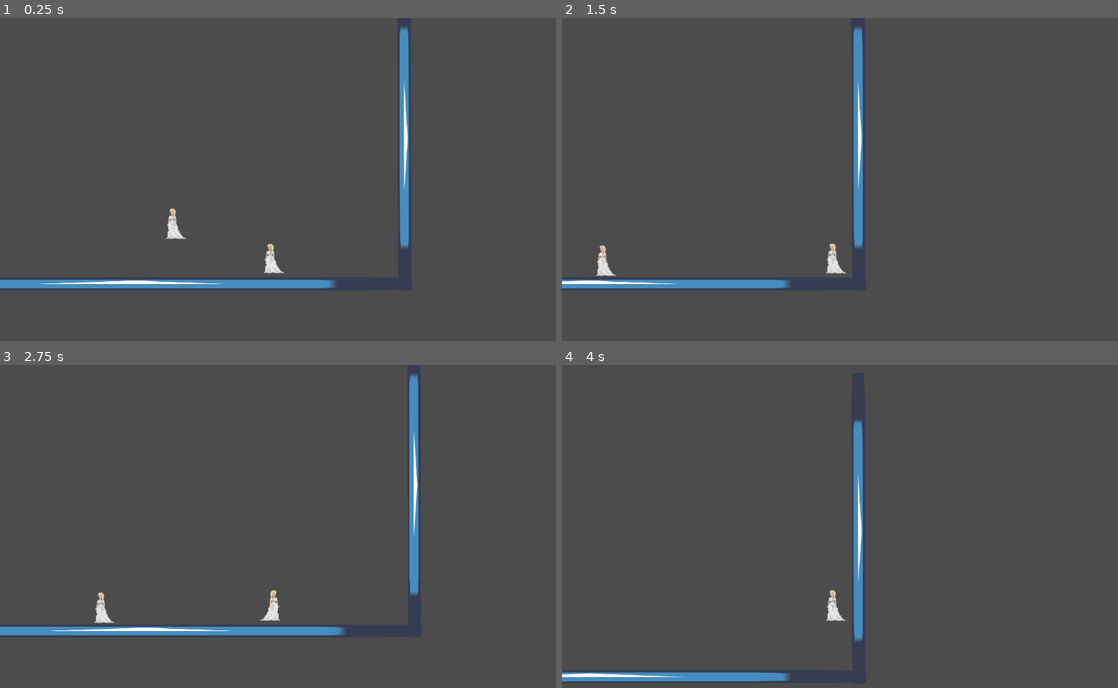
Above: before the commit, frames 1-4 (two rows, left to right).
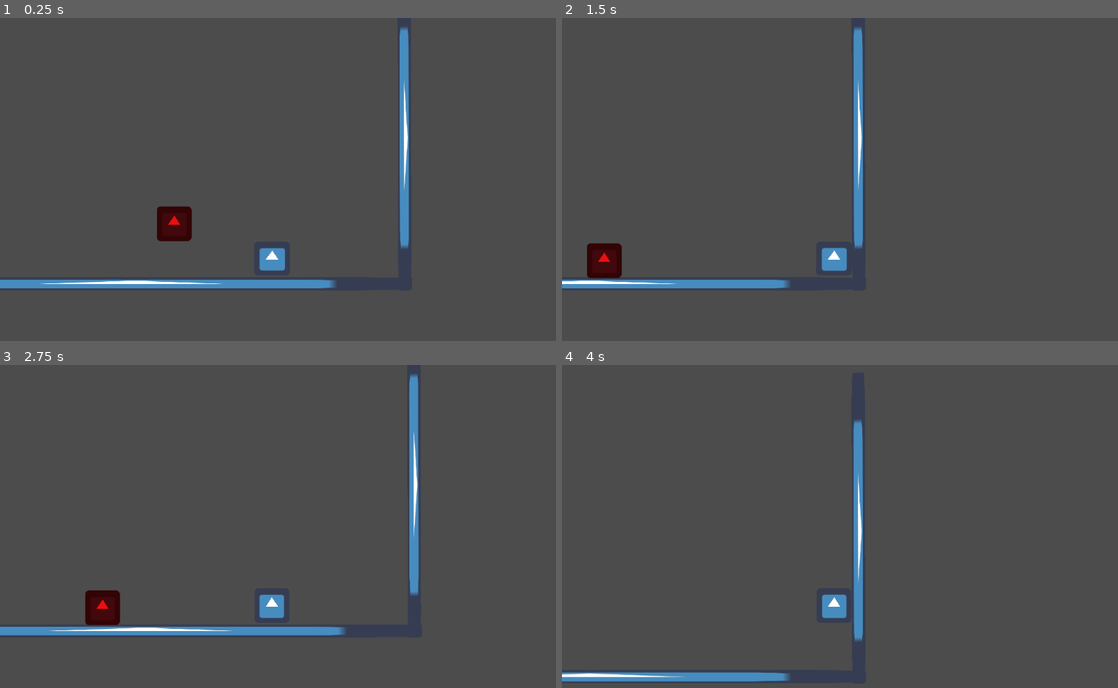
Above: after the commit, the same moments.

Repository: ReneyGG/gamedzem-2023
Game: Godot game, scene res://Scenes/Main.tscn
The game is run twice, just before and just after one commit, with the same random seed, the same clock (stepped at 60 frames per second) and the same inputs. The engine's default icon, where the game draws it, is replaced by a stand-in: a white triangle on a blue panel in a dark square.
Inputs:
- Up to frame 1 (0.25 s): no input
- Up to frame 2 (1.5 s): hold Shift (Sprint) 0.53-1.28 s; hold Right (ui_right) from 0.53 s (still down); tap Up (ui_up) at 0.77 s; tap Shift (Sprint) at 1.35 s
- Up to frame 3 (2.75 s): tap Up (ui_up) at 1.52 s; release Right (ui_right) at 2.03 s; hold Left (ui_left) from 2.03 s (still down); hold Shift (Sprint) from 2.03 s (still down)
- Up to frame 4 (4 s): release Left (ui_left) at 2.78 s; release Shift (Sprint) at 2.78 s; hold Right (ui_right) from 2.78 s (still down); tap Shift (Sprint) at 2.85 s; tap Up (ui_up) at 3.02, 3.77 s; hold Shift (Sprint) from 3.53 s (still down)

The runs differ from the first frame. In frame 1, 1.0% of the frame differs, in the area x 28-52%, y 58-80%; in frame 2, 1.1%, in the area x 4-52%, y 69-81%; in frame 3, 1.0%; in frame 4, 0.4%.

Commit message:
Gotowy przeciwnik

Diff:
--- a/Scenes/Enemy.tscn
+++ b/Scenes/Enemy.tscn
@@ -1,6 +1,6 @@
 [gd_scene load_steps=7 format=2]
 
-[ext_resource path="res://pani.png" type="Texture" id=1]
+[ext_resource path="res://icon.png" type="Texture" id=1]
 [ext_resource path="res://Scripts/Enemy.gd" type="Script" id=2]
 [ext_resource path="res://Scripts/Attack_Left.gd" type="Script" id=3]
 [ext_resource path="res://Scripts/Attack_Right.gd" type="Script" id=4]
@@ -15,6 +15,7 @@
 script = ExtResource( 2 )
 
 [node name="Sprite" type="Sprite" parent="."]
+self_modulate = Color( 0.929412, 0.0588235, 0.0588235, 1 )
 texture = ExtResource( 1 )
 
 [node name="RayLeft" type="RayCast2D" parent="Sprite"]
--- a/Scenes/Player.tscn
+++ b/Scenes/Player.tscn
@@ -1,6 +1,6 @@
 [gd_scene load_steps=4 format=2]
 
-[ext_resource path="res://pani.png" type="Texture" id=1]
+[ext_resource path="res://icon.png" type="Texture" id=1]
 [ext_resource path="res://Scripts/player_2D_movement_platformer.gd" type="Script" id=2]
 
 [sub_resource type="RectangleShape2D" id=1]
--- a/Scripts/Attack.gd
+++ /dev/null
@@ -1,9 +0,0 @@
-extends Area2D
-
-
-const FIRE_DAMAGE = 10
-
-func _physics_process(delta):
-	for body in get_overlapping_bodies():
-		if body.has_method("take_damage"):
-			body.take_damage(FIRE_DAMAGE * delta)
Binary file removed: pani.png
Not shown, removed: pani.png.import
